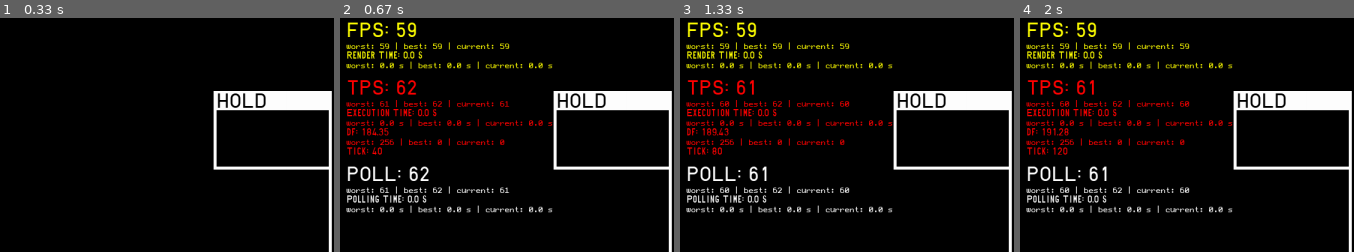
Above: before the commit, frames 1-4 (left to right).
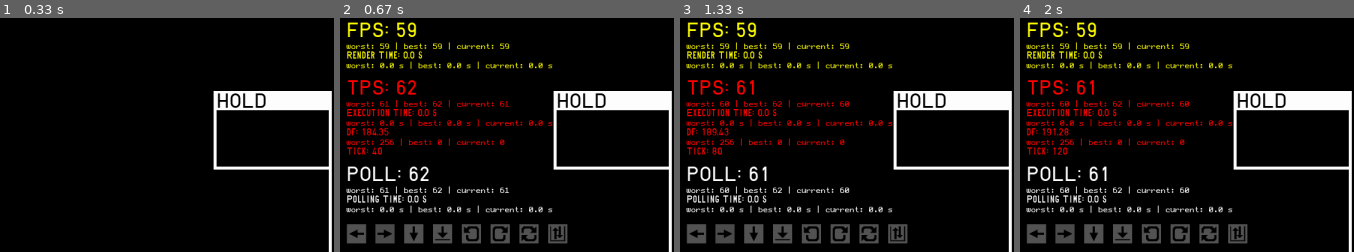
Above: after the commit, the same moments.

Repository: Ma1achy/TETR.PY
Game: pygame game, started from pygame_instance.py
Two runs of this game, one before a commit and one after it. Both use one fixed random seed, a clock stepped at 60 frames per second and the inputs below.
Inputs:
- Up to frame 1 (0.33 s): no input
- Up to frame 2 (0.67 s): tap F3 at 0.33 s
- Up to frame 3 (1.33 s): tap Space at 0.67, 1 s
- Up to frame 4 (2 s): no input
The pictures show only the part of the screen within x 0-50%, y 0-50%; the shares and areas given below are measured in that part.

Frame 1 is identical in both runs. In frame 2, 3.4% of the frame differs, in the area x 2-69%, y 88-97%; in frame 3, 3.4%; in frame 4, 3.4%.

Commit message:
held key ui

Diff:
--- a/pygame_instance.py
+++ b/pygame_instance.py
@@ -6,6 +6,7 @@
 import time
 import asyncio
 from collections import deque
+from handling import Action
 
 class PyGameInstance():
     def __init__(self):
@@ -85,6 +86,8 @@
 
         self.next_polling_time = 0
 
+
+
         self.start_times = {
             'handle_events': 0,
             'game_loop': 0,
@@ -494,6 +497,15 @@
                         'POLLING_T_RAW': self.iter_times["handle_events"],
                         'BEST_POLLING_T': self.best_polling_t,
                         'WORST_POLLING_T': self.worst_polling_t,
+
+                        'KEY_LEFT': self.handling.key_states[self.handling.key_bindings[Action.MOVE_LEFT]]['current'],
+                        'KEY_RIGHT': self.handling.key_states[self.handling.key_bindings[Action.MOVE_RIGHT]]['current'],
+                        'KEY_CLOCKWISE': self.handling.key_states[self.handling.key_bindings[Action.ROTATE_CLOCKWISE]]['current'],
+                        'KEY_COUNTERCLOCKWISE': self.handling.key_states[self.handling.key_bindings[Action.ROTATE_COUNTERCLOCKWISE]]['current'],
+                        'KEY_180': self.handling.key_states[self.handling.key_bindings[Action.ROTATE_180]]['current'],
+                        'KEY_HARD_DROP' : self.handling.key_states[self.handling.key_bindings[Action.HARD_DROP]]['current'],
+                        'KEY_SOFT_DROP': self.handling.key_states[self.handling.key_bindings[Action.SOFT_DROP]]['current'],
+                        'KEY_HOLD': self.handling.key_states[self.handling.key_bindings[Action.HOLD]]['current'],
                     }
             else:
                 self.debug_dict = None
--- a/render.py
+++ b/render.py
@@ -24,6 +24,7 @@
         self.hun2_big = Font(self.pgconfig.GRID_SIZE).hun2()
         self.hun2_small = Font(self.pgconfig.GRID_SIZE//2).hun2()
         self.pfw_small = Font(self.pgconfig.GRID_SIZE//2).pfw()
+        self.action_ui = Font(self.pgconfig.GRID_SIZE).action_ui()
 
     def __init_four_surface(self):
         """
@@ -382,5 +383,32 @@
 
         debug_surfaces.append((self.pfw_small.render(f'worst: {get_prefix(debug_dict["WORST_POLLING_T"], "s")} | best:  …(194 unchanged characters)…
 
+        # key states
+
+        left_colour = (255, 255, 255) if debug_dict['KEY_LEFT'] else lerpBlendRGBA((0, 0, 0), (255, 255, 255), 0.33)
+        right_colour = (255, 255, 255) if debug_dict['KEY_RIGHT'] else lerpBlendRGBA((0, 0, 0), (255, 255, 255), 0.3)
+        softdrop_colour = (255, 255, 255) if debug_dict['KEY_SOFT_DROP'] else lerpBlendRGBA((0, 0, 0), (255, 255, 255), 0.33)
+        ccw_colour = (255, 255, 255) if debug_dict['KEY_COUNTERCLOCKWISE'] else lerpBlendRGBA((0, 0, 0), (255, 255, 255), 0.33)
+        cw_colour = (255, 255, 255) if debug_dict['KEY_CLOCKWISE'] else lerpBlendRGBA((0, 0, 0), (255, 255, 255), 0.33)
+        colour_180 = (255, 255, 255) if debug_dict['KEY_180'] else lerpBlendRGBA((0, 0, 0), (255, 255, 255), 0.33)
+        harddrop_colour = (255, 255, 255) if debug_dict['KEY_HARD_DROP'] else lerpBlendRGBA((0, 0, 0), (255, 255, 255), 0.33)
+        hold_colour = (255, 255, 255) if debug_dict['KEY_HOLD'] else lerpBlendRGBA((0, 0, 0), (255, 255, 255), 0.33)
+
+        debug_surfaces.append((self.action_ui.render('B', True, left_colour), (self.pgconfig.GRID_SIZE // 2, self.pgconfig.GRID_SIZE * 11)))
+
+        debug_surfaces.append((self.action_ui.render('A', True, right_colour), (self.pgconfig.GRID_SIZE *2 , self.pgconfig.GRID_SIZE * 11)))
+
+        debug_surfaces.append((self.action_ui.render('C', True, softdrop_colour), (self.pgconfig.GRID_SIZE * 3.5, self.pgconfig.GRID_SIZE * 11)))
+
+        debug_surfaces.append((self.action_ui.render('G', True, harddrop_colour), (self.pgconfig.GRID_SIZE * 5, self.pgconfig.GRID_SIZE * 11)))
+
+        debug_surfaces.append((self.action_ui.render('E', True, ccw_colour), (self.pgconfig.GRID_SIZE * 6.5, self.pgconfig.GRID_SIZE * 11)))
+
+        debug_surfaces.append((self.action_ui.render('D', True, cw_colour), (self.pgconfig.GRID_SIZE * 8, self.pgconfig.GRID_SIZE * 11)))
+
+        debug_surfaces.append((self.action_ui.render('F', True, colour_180), (self.pgconfig.GRID_SIZE * 9.5, self.pgconfig.GRID_SIZE * 11)))
+
+        debug_surfaces.append((self.action_ui.render('H', True, hold_colour), (self.pgconfig.GRID_SIZE * 11, self.pgconfig.GRID_SIZE * 11)))
+
         for surface, coords in debug_surfaces:
             self.window.blit(surface, coords)
--- a/utils.py
+++ b/utils.py
@@ -35,6 +35,10 @@
 
     def cr(self):
         font_path = os.path.join(self.base_path, 'cr.ttf')
+        return pygame.font.Font(font_path, self.size)
+
+    def action_ui(self):
+        font_path = os.path.join(self.base_path, 'action_ui.ttf')
         return pygame.font.Font(font_path, self.size)
 
 def get_prefix(number, unit):
Binary file added: font/action_ui.ttf
